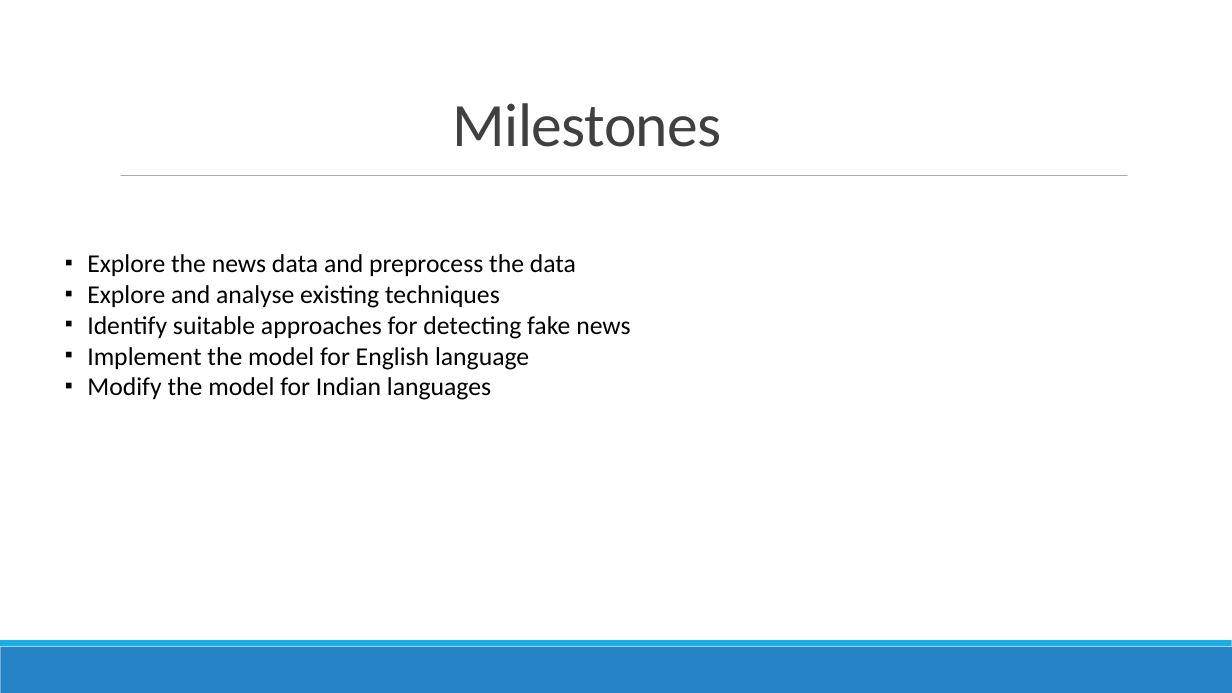
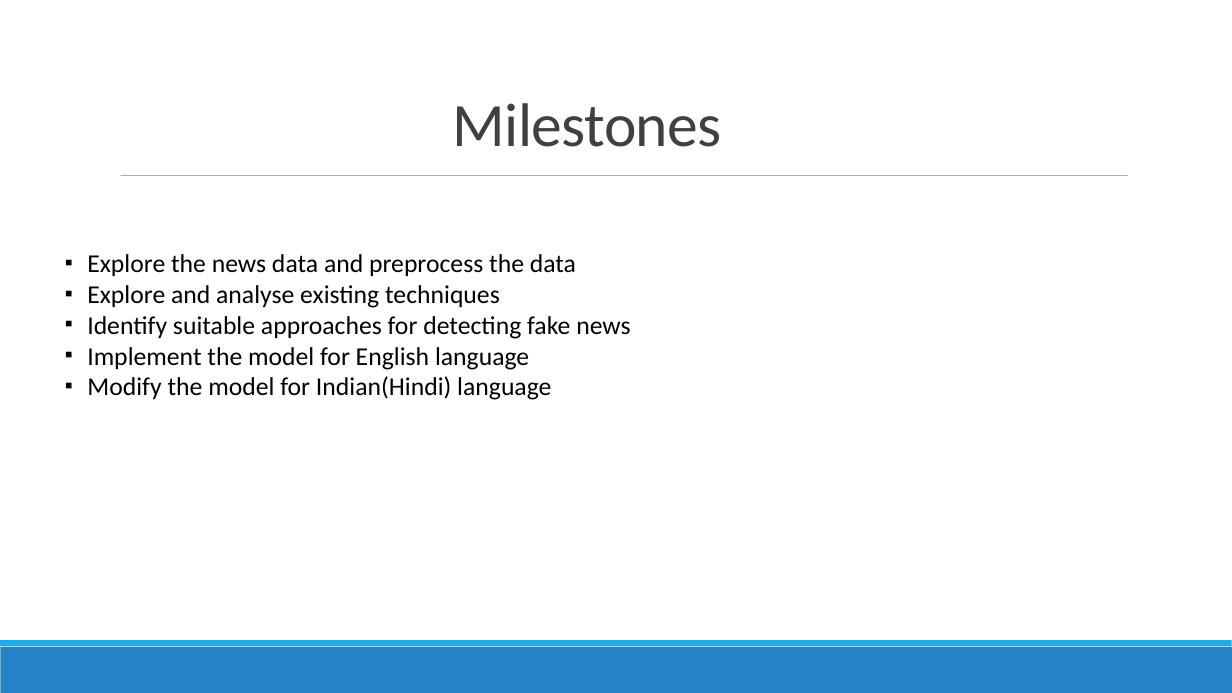
Before and after one commit to shubham-pahuja/FakeNewsDetection, a slide deck: slide 3 of Presentation-3.odp (slide 4 before the commit). Drawn at 1232x693 pixels with LibreOffice and Linux fonts; fonts in the diff are those of the drawing. Boxes give left, top, right and bottom in pixels: in the first picture for what was removed or moved away, otherwise in the second. Text is boxed around its words. In the diff, an @@ line names an element or a change of style, - is before the commit and + after.

```diff
--- a/Presentation-3.odp
+++ b/Presentation-3.odp
@@ subtitle at (87, 376, 551, 400): text changed @@
-■ Modify the model for Indian languages
+■ Modify the model for Indian(Hindi) language
```
Also in this commit, not shown: 2 other slides changed, 1 slide removed, 3 other files.
